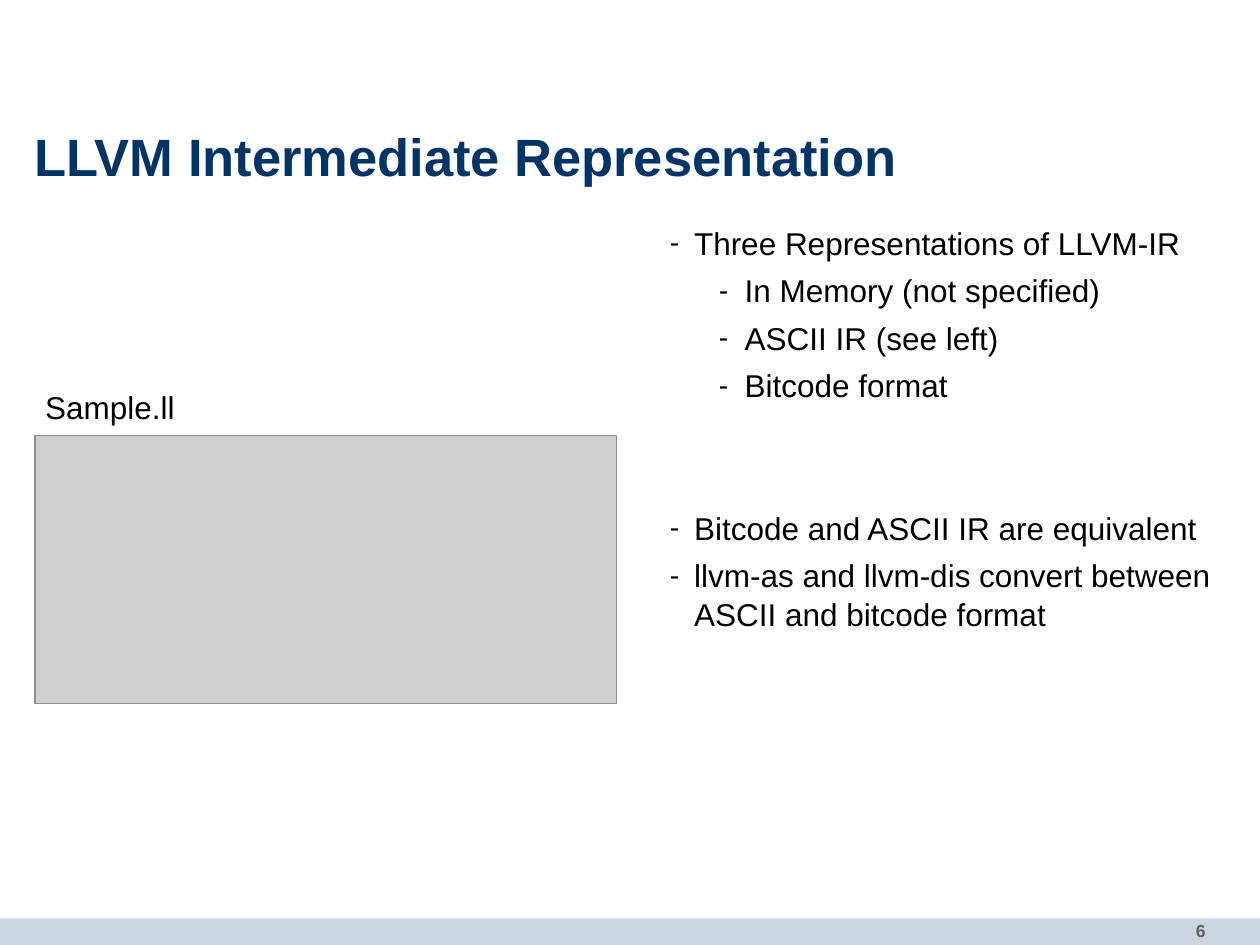
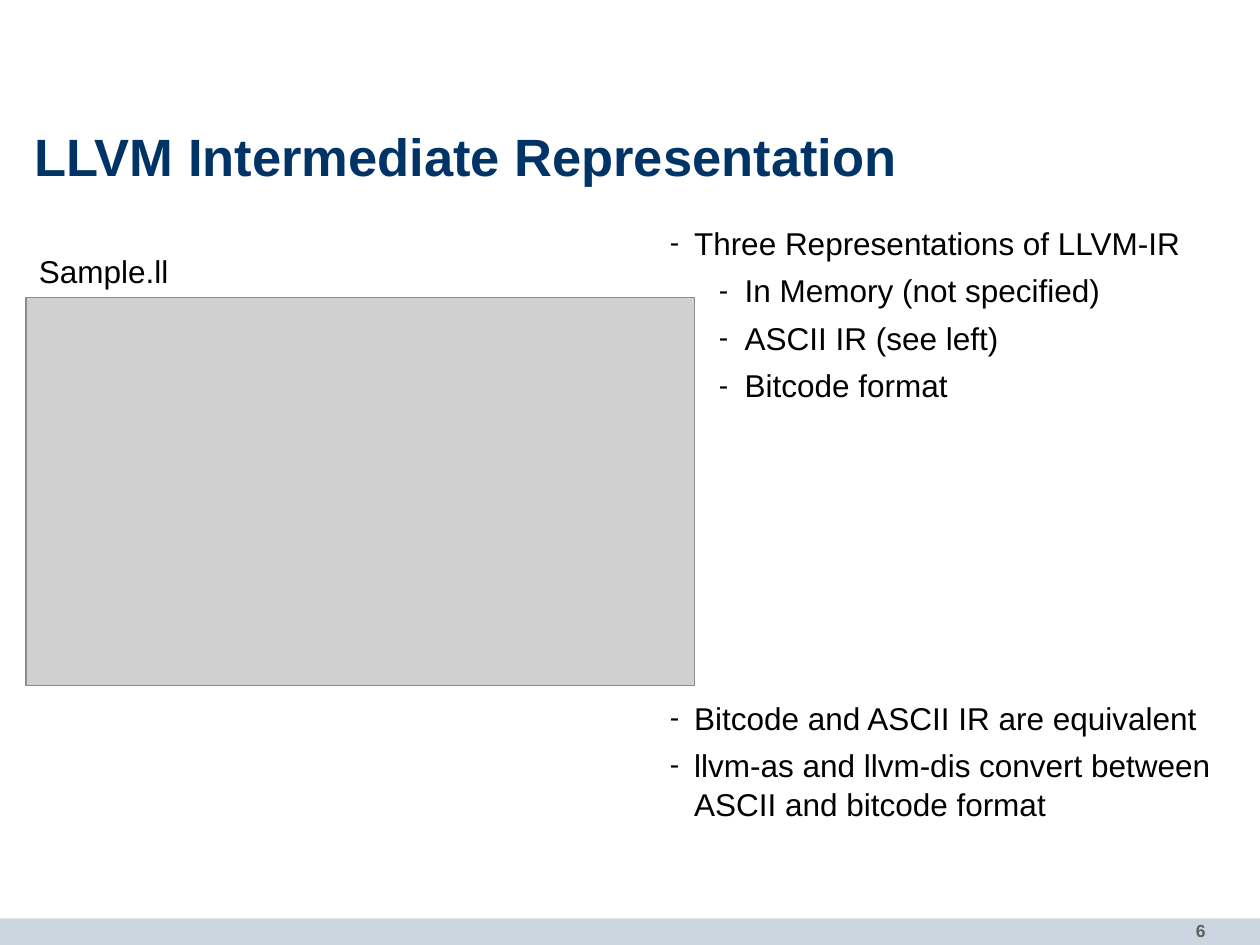
Before and after one commit to swp-uebersetzerbau-ss13/fuc, a slide deck: slide 6 of doc/presentation/backend/folien.odp. Drawn at 1260x945 pixels with LibreOffice and Linux fonts; fonts in the diff are those of the drawing; grey boxes stand for pictures; background and template pictures are left out. Boxes give left, top, right and bottom in pixels: in the first picture for what was removed or moved away, otherwise in the second. Text is boxed around its words. In the diff, an @@ line names an element or a change of style, - is before the commit and + after.

Commit message:
resized llvm example

```diff
--- a/doc/presentation/backend/folien.odp
+++ b/doc/presentation/backend/folien.odp
@@ text "Three Representations of LLVM-IR" rewrapped from [694,232,1210,627] to [694,232,1210,817] @@
@@ text "Sample.ll": place and size @@
-text "Sample.ll" at [45,396,174,425]
+text "Sample.ll" at [39,260,168,289]
@@ picture: place and size @@
-picture at [35,435,616,703]
+picture at [26,297,696,685]
```
